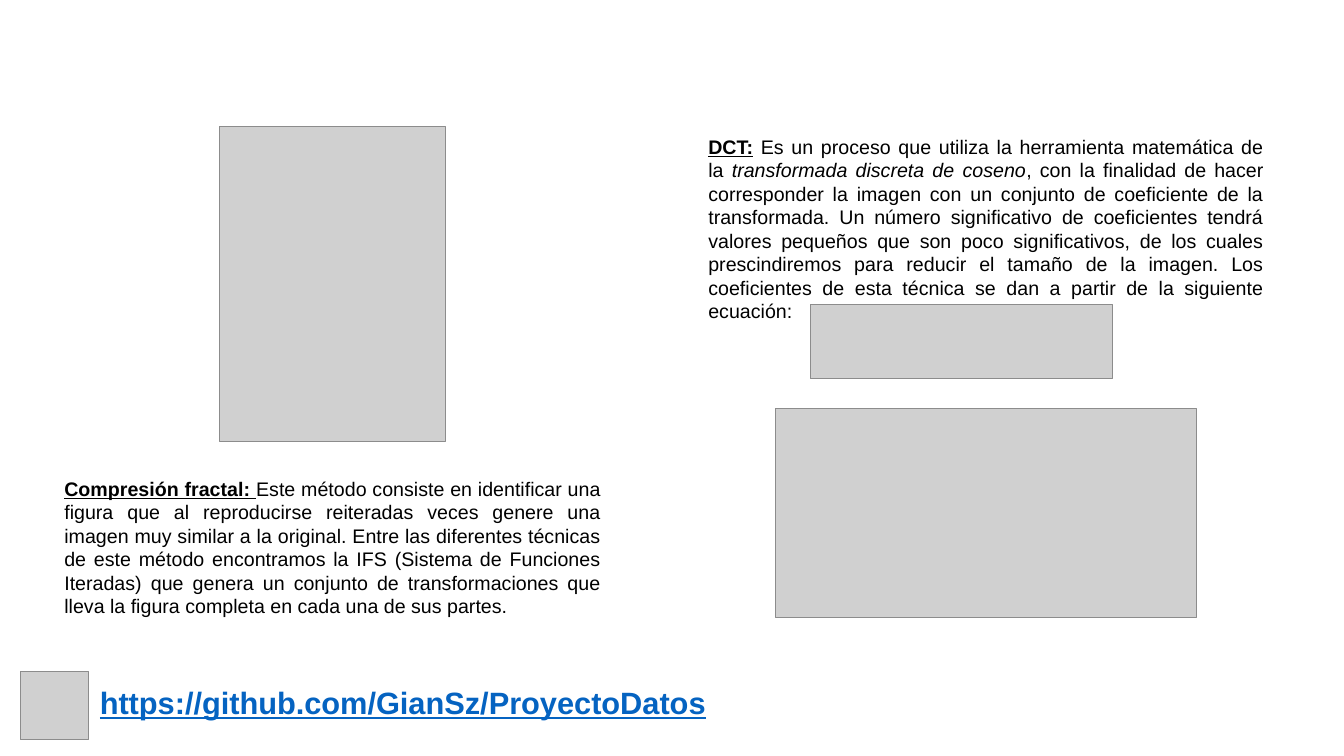
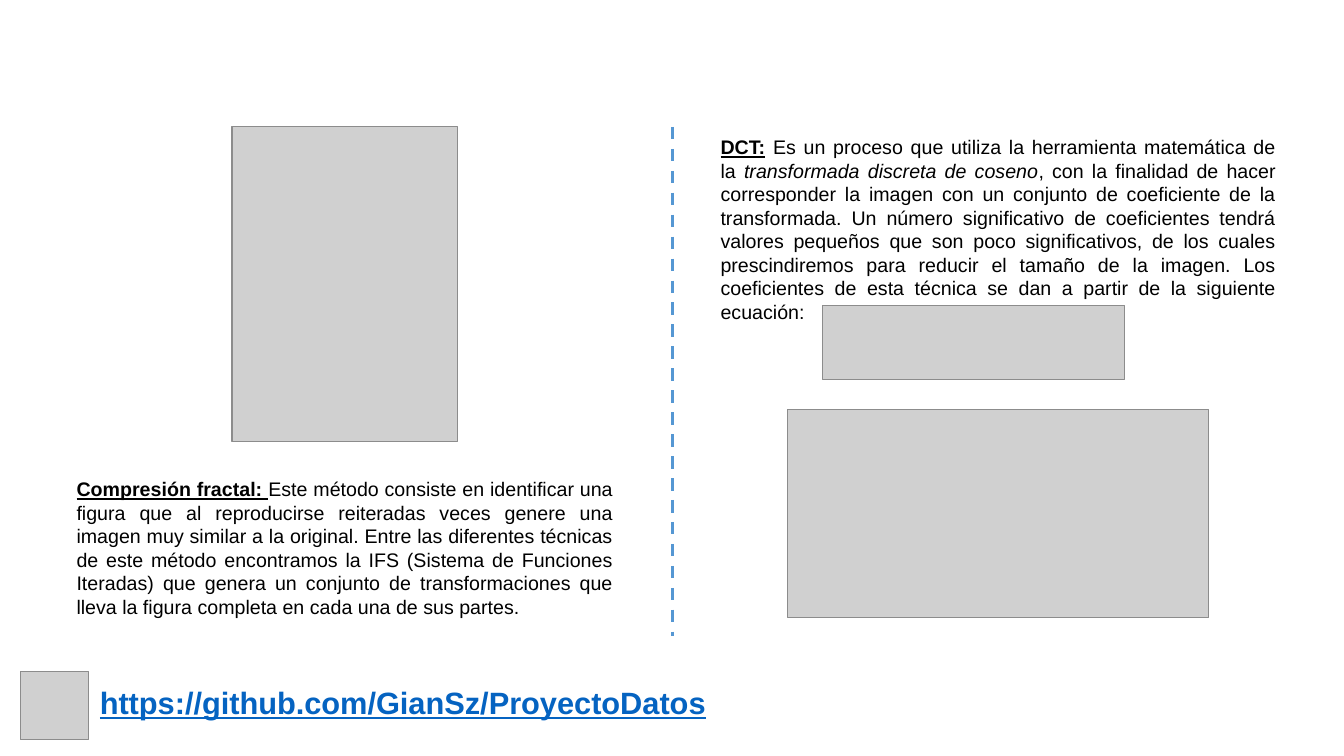
Before and after one commit to GianSz/ProyectoDatos, a slide deck: slide 6 of Presentacion/Presentación Proyecto.pptx. Drawn at 1344x756 pixels with LibreOffice and Linux fonts; fonts in the diff are those of the drawing; grey boxes stand for pictures; background and template pictures are left out. Boxes give left, top, right and bottom in pixels: in the first picture for what was removed or moved away, otherwise in the second. Text is boxed around its words. In the diff, an @@ line names an element or a change of style, - is before the commit and + after.

Commit message:
7/11/2021
2 entrega parte final

```diff
--- a/Presentacion/Presentación Proyecto.pptx
+++ b/Presentacion/Presentación Proyecto.pptx
@@ line added from (673, 127) to (673, 636), #5698D3 2.25 pt dashed @@
@@ 3 pictures, 1 text: place and size @@
-3 pictures, 1 text at [220,126,1263,617]
+3 pictures, 1 text at [232,127,1276,618]
@@ text "Compresión fractal: Este método consiste ...": place and size @@
-text "Compresión fractal: Este método consiste ..." at [64,481,601,617]
+text "Compresión fractal: Este método consiste ..." at [77,481,613,618]
```
Also in this commit, not shown: 2 other slides changed.
